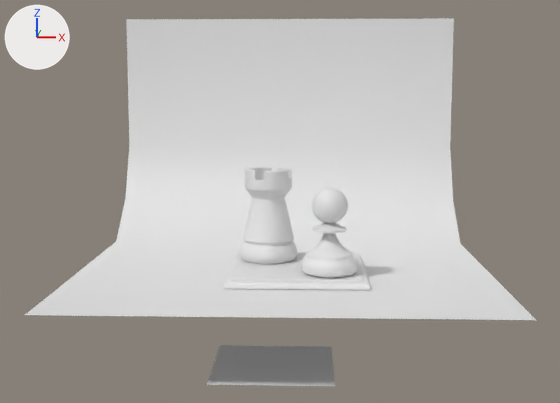
Renders of the Blender file apps/src/atomix.blend from each side of a commit.
Camera for both pictures: a 50 mm lens placed at (0.42, -14.55, 4.13), pointed at (-0.09, 0.75, 1.91). The lights are fixed; the arrows at upper left show +X, +Y and +Z. Text is drawn in Blender's own font. Materials are left out; every surface is plain grey.
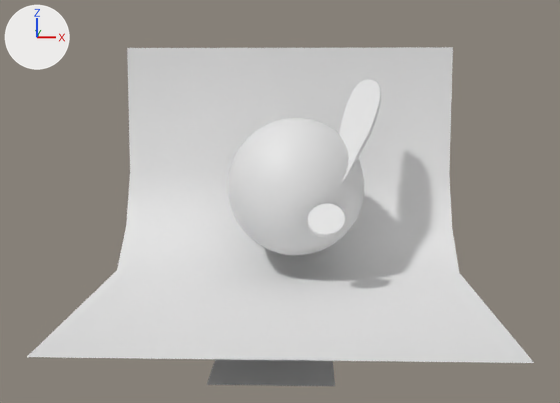
Commit message: / ‘apps/src/atomix.blend’ + ‘apps/src/atomix.blend1’

Where the newer file only moved an object's origin or applied its transform, the numbers keep the older frame.

What changed in the scene script:
```text
Add me_sphere:
    me_sphere.from_pydata(...)  # a UV sphere (32 segments, 16 rings, poles along z) spanning x -1.0..1.0, y -1.0..1.0, z -1.0..1.0
    me_sphere.polygons.foreach_set('use_smooth', [True] * 512)
Add txt_text_002:
    txt_text_002 = bpy.data.curves.new('Text.002', 'FONT')
    txt_text_002.body = '!'
    txt_text_002.bevel_resolution = 0
    txt_text_002.extrude = 0.008
    txt_text_002.bevel_depth = 0.003
    txt_text_002.offset_x = -0.247
    txt_text_002.offset_y = -0.237
    txt_text_002.underline_height = 0.0
Remove ob_cube_001:
    ob_cube_001 = bpy.data.objects.new('Cube.001', me_cube_001)
    ob_cube_001.location = (0.28, -0.01, 0.7)
    ob_cube_001.scale = (1.29, 1.29, 0.0555)
    _m = ob_cube_001.modifiers.new('Subsurf', 'SUBSURF')
    _m.levels = 2
Remove ob_cube:
    ob_cube = bpy.data.objects.new('Cube', me_cube)
    ob_cube.location = (0.28, -0.01, 0.74)
    ob_cube.rotation_euler = (0.0, 0.0, -1.571)  # degrees (0, 0, -90)
    ob_cube.scale = (1.17, 1.17, 0.0503)
    _m = ob_cube.modifiers.new('Subsurf', 'SUBSURF')
    _m.levels = 2
Remove ob_circle_001:
    ob_circle_001 = bpy.data.objects.new('Circle.001', me_circle)
    ob_circle_001.location = (0.86, -0.61, 0.74)
    ob_circle_001.scale = (0.572, 0.572, 0.572)
    _m = ob_circle_001.modifiers.new('Subsurf', 'SUBSURF')
    _m.levels = 3
Remove ob_cylinder:
    ob_cylinder = bpy.data.objects.new('Cylinder', me_cylinder)
    ob_cylinder.location = (-0.31, 0.5, 1.34)
    ob_cylinder.rotation_euler = (0.0, 0.0, 1.043)  # degrees (0, 0, 60)
    ob_cylinder.scale = (0.412, 0.412, 0.412)
    _m = ob_cylinder.modifiers.new('Subsurf', 'SUBSURF')
Change ob_plane:
    ob_plane.location: (0.0, 0.0, 0.64) -> (0.0, 0.0, -0.04)
Add ob_sphere:
    ob_sphere = bpy.data.objects.new('Sphere', me_sphere)
    ob_sphere.location = (0.2, 2.67, 1.96)
    ob_sphere.scale = (1.54, 1.54, 1.54)
    _m = ob_sphere.modifiers.new('Subsurf', 'SUBSURF')
    _m.levels = 2
Add ob_text_001:
    ob_text_001 = bpy.data.objects.new('Text.001', txt_text_002)
    ob_text_001.location = (0.5, 1.87, 2.39)
    ob_text_001.rotation_euler = (-0.805, 3.279, -0.25)  # degrees (-46, 188, -14)
    ob_text_001.scale = (6.11, 6.11, 6.11)
    ob_text_001.material_slots[0].link = 'OBJECT'; ob_text_001.material_slots[0].material = mat_exclamtion
```

Location of each change, [x1, y1, x2, y2] in pixels of the pictures (560 x 403 px):
'Plane', moved: before [25, 18, 536, 320]; after [27, 47, 534, 363]
'Sphere', added: after [228, 118, 364, 255]
'Cylinder', deleted: before [240, 167, 297, 264]
'Text.001', added: after [307, 79, 381, 238]
'Circle.001', deleted: before [301, 188, 357, 278]
'Cube', deleted: before [231, 252, 363, 282]
'Cube.001', deleted: before [224, 253, 371, 290]
